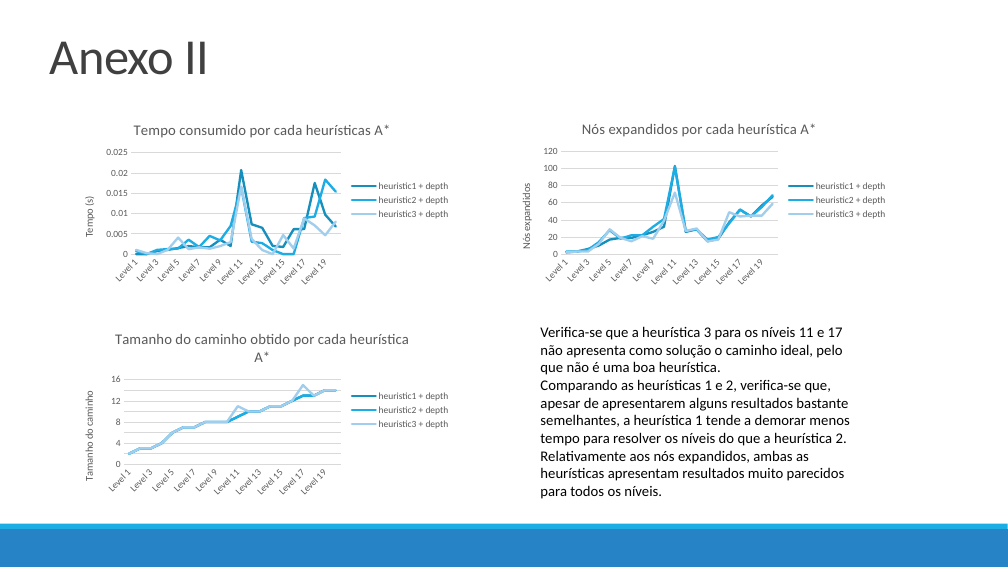
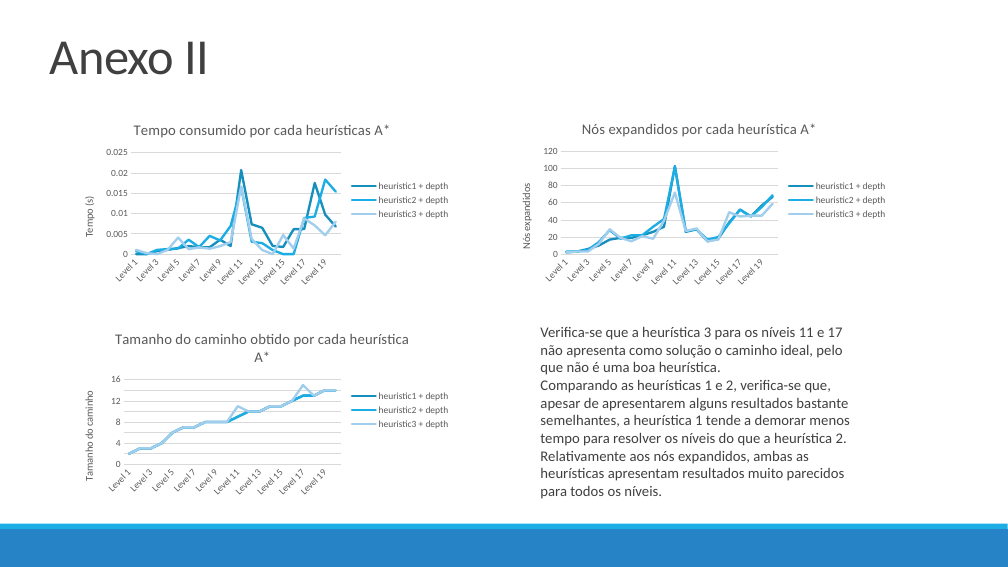
Before and after one commit to pedrovponte/IART-g39, a slide deck: slide 15 of docs/finalpresentation.pptx. Drawn at 1008x567 pixels with LibreOffice and Linux fonts; fonts in the diff are those of the drawing. Boxes give left, top, right and bottom in pixels: in the first picture for what was removed or moved away, otherwise in the second. Text is boxed around its words. In the diff, an @@ line names an element or a change of style, - is before the commit and + after.

```diff
--- a/docs/finalpresentation.pptx
+++ b/docs/finalpresentation.pptx
@@ text "Verifica-se que a heurística 3 ..." at box(540, 326, 849, 499): text colour #000000 to #404040 @@
```
Also in this commit, not shown: 4 other slides changed, 1 other file.
